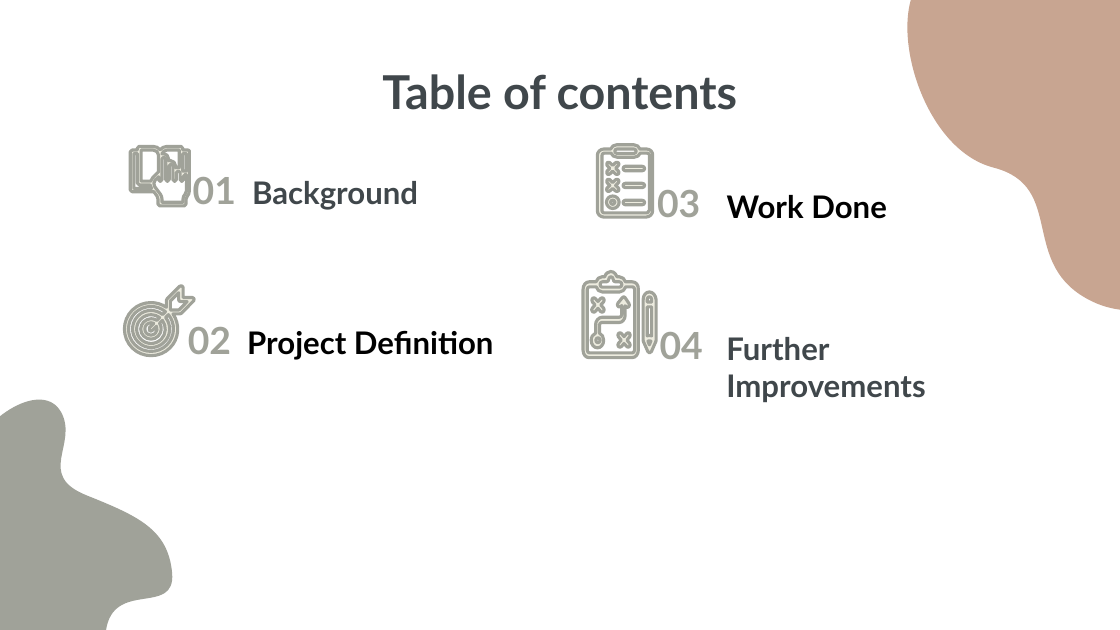
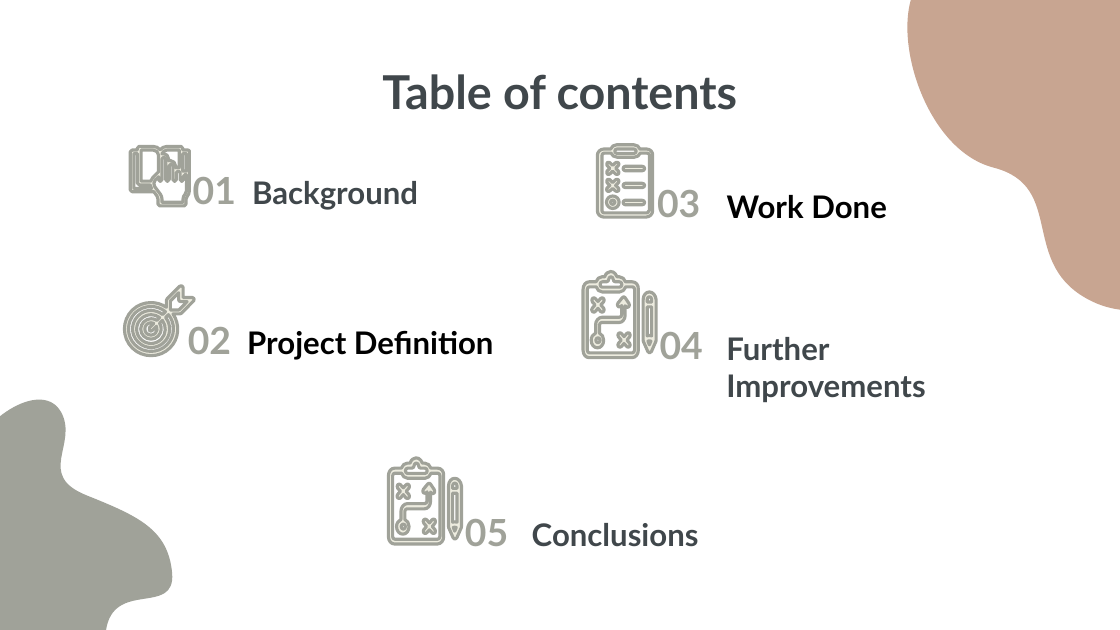
Before and after one commit to kariander1/FaceRecognition, a slide deck: slide 2 of Final Presentation.pptx. Drawn at 1120x630 pixels with LibreOffice and Linux fonts; fonts in the diff are those of the drawing. Boxes give left, top, right and bottom in pixels: in the first picture for what was removed or moved away, otherwise in the second. Text is boxed around its words. In the diff, an @@ line names an element or a change of style, - is before the commit and + after.

Commit message:
Added conclusions to final presentation

```diff
--- a/Final Presentation.pptx
+++ b/Final Presentation.pptx
@@ group added at <box>389,458,461,544</box>: 5 freeform shapes @@
@@ text added at <box>465,519,508,546</box>, 24 pt, text #A0A299, bold @@
+05
@@ text added at <box>532,523,699,547</box>, 20 pt, text #40474B, bold @@
+Conclusions
```
Also in this commit, not shown: 6 slides added.
